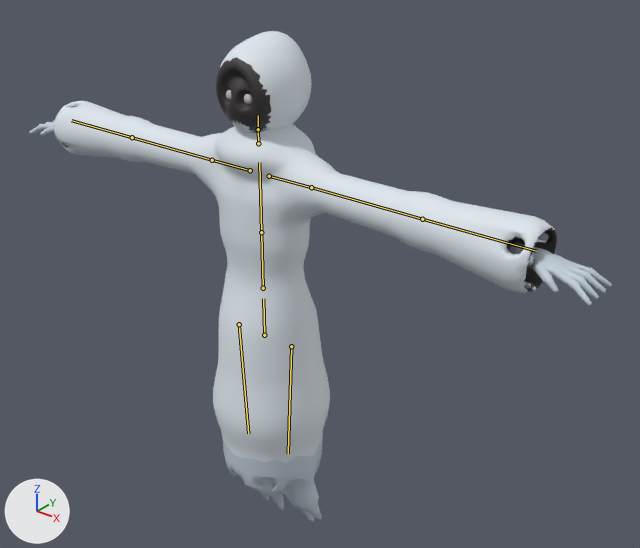
Two versions of the FBX model Assets/Resources/Bodies/Ghost.fbx, one commit apart.
Both versions are drawn from a 50 mm camera at (0.895, -0.969, 1.263) aimed at (0.075, 0.056, 0.627). Every picture has the same lights, and +X, +Y and +Z are marked at lower left. The picture after the commit comes second. The bones that change, and the others that lie on the model, are drawn over the model as lines.

Names of what the first picture shows: 'GhostMesh'.
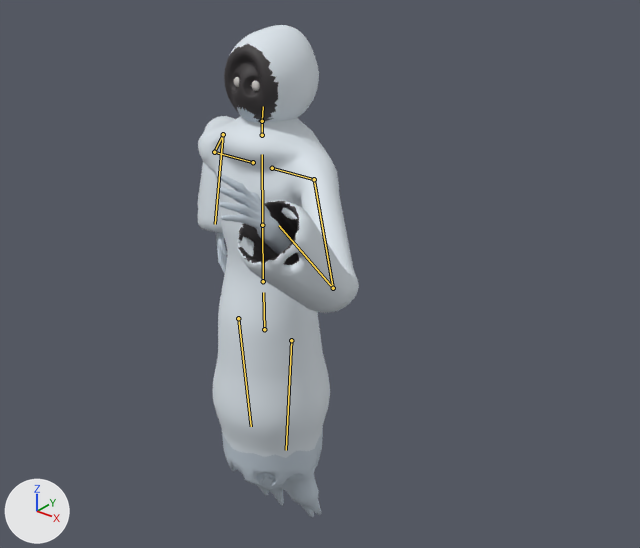
The newer file adds an action. The first version stands in its rest pose; the second is drawn at frame 6 of the action 'Ghost|Challenge'.

Boxes (x1, y1, x2, y2) around the edits, measured in the pictures (640 x 548 px):
'GhostMesh', posed (72% narrower)
    before: (30, 31, 612, 522)
    after: (197, 25, 359, 518)
bone 'Hips', root to tip
    before: (264, 335) to (263, 298)
    after: (264, 329) to (263, 292)
bone 'Spine', root to tip
    before: (263, 288) to (261, 232)
    after: (263, 281) to (262, 225)
bone 'Neck', root to tip
    before: (258, 143) to (258, 129)
    after: (262, 135) to (262, 121)
bone 'Head', root to tip
    before: (258, 129) to (258, 115)
    after: (262, 121) to (263, 106)
bone 'LeftUpperArm', root to tip
    before: (311, 187) to (422, 219)
    after: (314, 179) to (333, 288)
bone 'LeftLowerArm', root to tip
    before: (422, 219) to (536, 251)
    after: (333, 288) to (279, 225)
bone 'RightUpperArm', root to tip
    before: (212, 160) to (132, 137)
    after: (214, 152) to (223, 134)
bone 'RightLowerArm', root to tip
    before: (132, 137) to (71, 120)
    after: (223, 134) to (215, 224)

The change in detail:
Bone 'Hips' (bone_hips) moves from (0.0, 0.0, 0.0) to (0.0, 0.011, 0.0).
Bone 'Spine' (bone_spine) turns from (0, 0, 0) to (-2, 0, 0) degrees about its own x, y and z.
Bone 'Neck' (bone_neck) turns from (0, 0, 0) to (-2, 0, 0) degrees about its own x, y and z.
Bone 'Head' (bone_head) turns from (0, 0, 0) to (-4, 0, 0) degrees about its own x, y and z.
Bone 'LeftUpperArm' (bone_leftupperarm) turns from (0, 0, 0) to (-50, -48, 0) degrees about its own x, y and z.
Bone 'LeftLowerArm' (bone_leftlowerarm) turns from (0, 0, 0) to (0, 0, -89) degrees about its own x, y and z.
Bone 'RightUpperArm' (bone_rightupperarm) turns from (0, 0, 0) to (-50, -80, 0) degrees about its own x, y and z.
Bone 'RightLowerArm' (bone_rightlowerarm) turns from (0, 0, 0) to (0, 0, 89) degrees about its own x, y and z.
